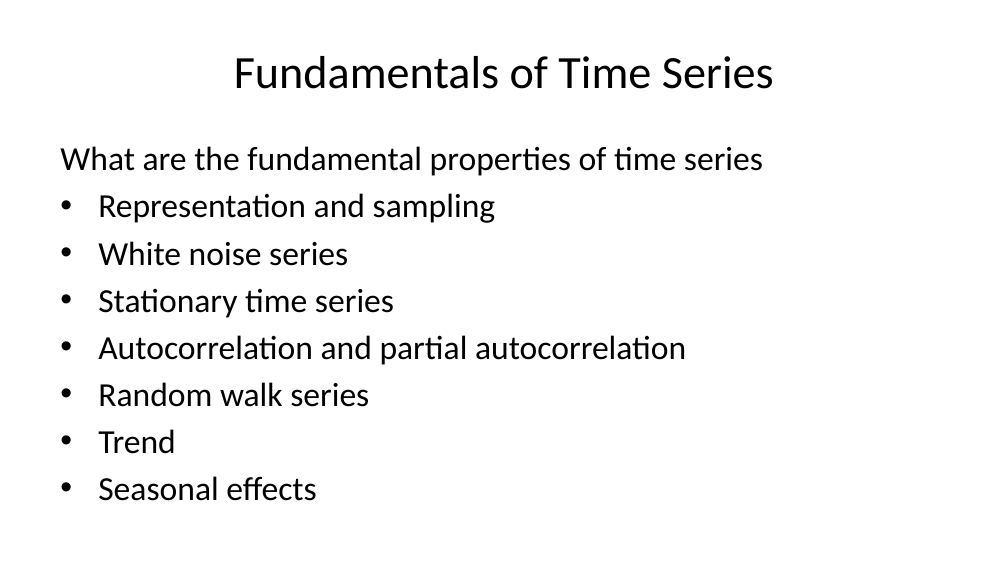
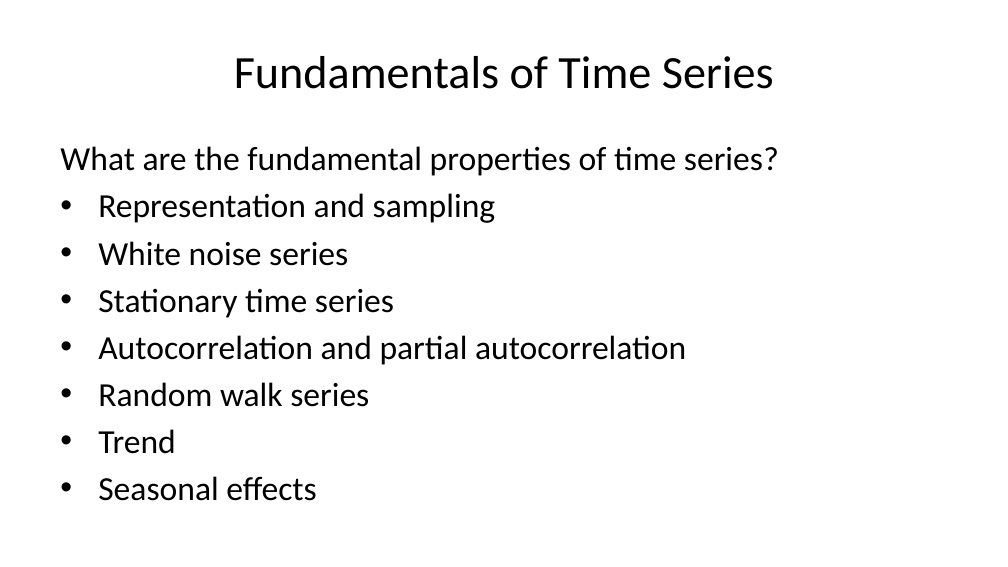
Before and after one commit to StephenElston/CSCI-E-83, a slide deck: slide 12 of LectureSlides/11_IntroductionToTimeSeries.pptx. Drawn at 1008x567 pixels with LibreOffice and Linux fonts; fonts in the diff are those of the drawing. Boxes give left, top, right and bottom in pixels: in the first picture for what was removed or moved away, otherwise in the second. Text is boxed around its words. In the diff, an @@ line names an element or a change of style, - is before the commit and + after.

```diff
--- a/LectureSlides/11_IntroductionToTimeSeries.pptx
+++ b/LectureSlides/11_IntroductionToTimeSeries.pptx
@@ text at bbox=[60, 146, 779, 176]: text changed @@
-What are the fundamental properties of time series
+What are the fundamental properties of time series?
```
Also in this commit, not shown: 24 other slides changed, 3 slides added.
